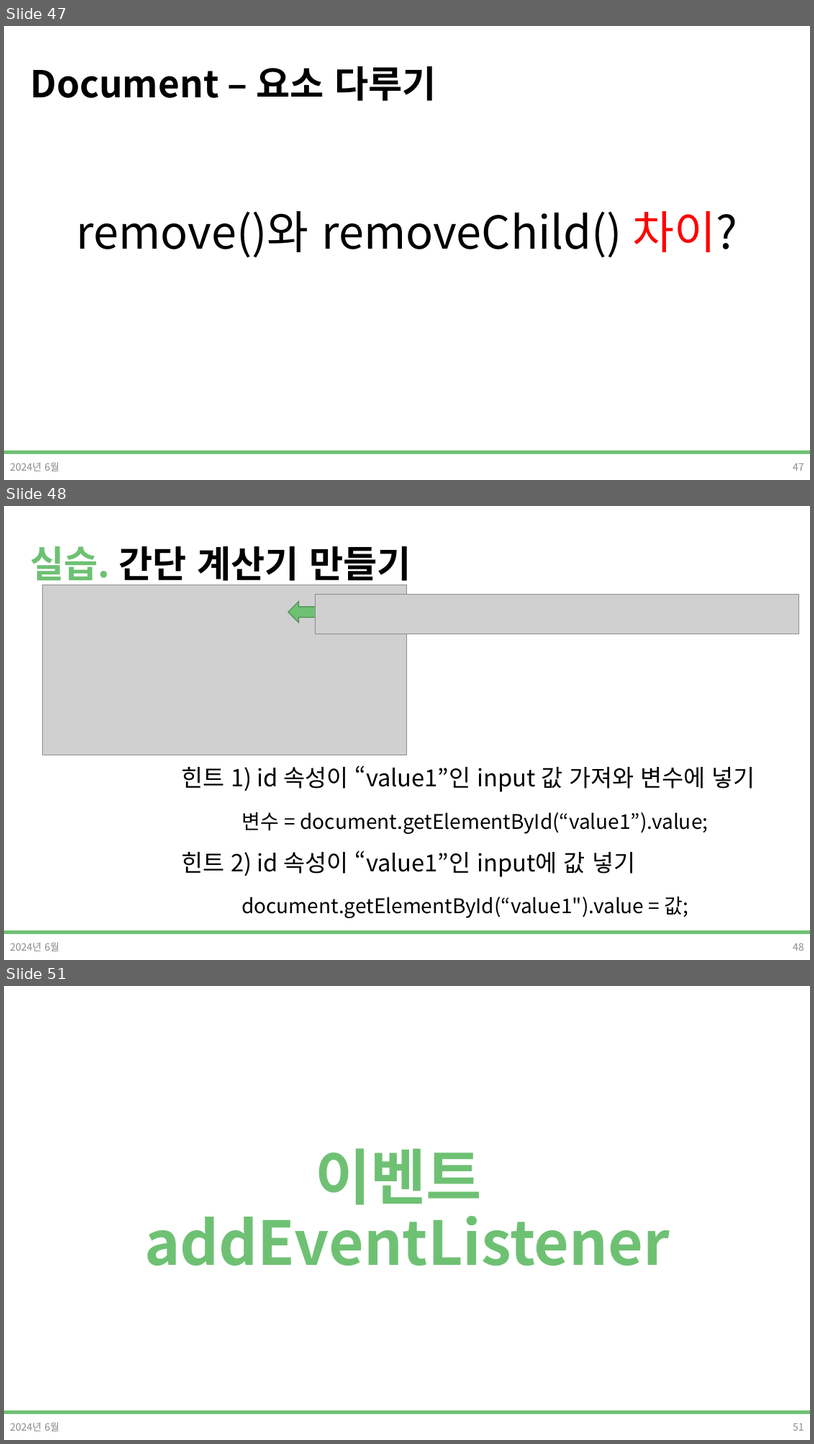
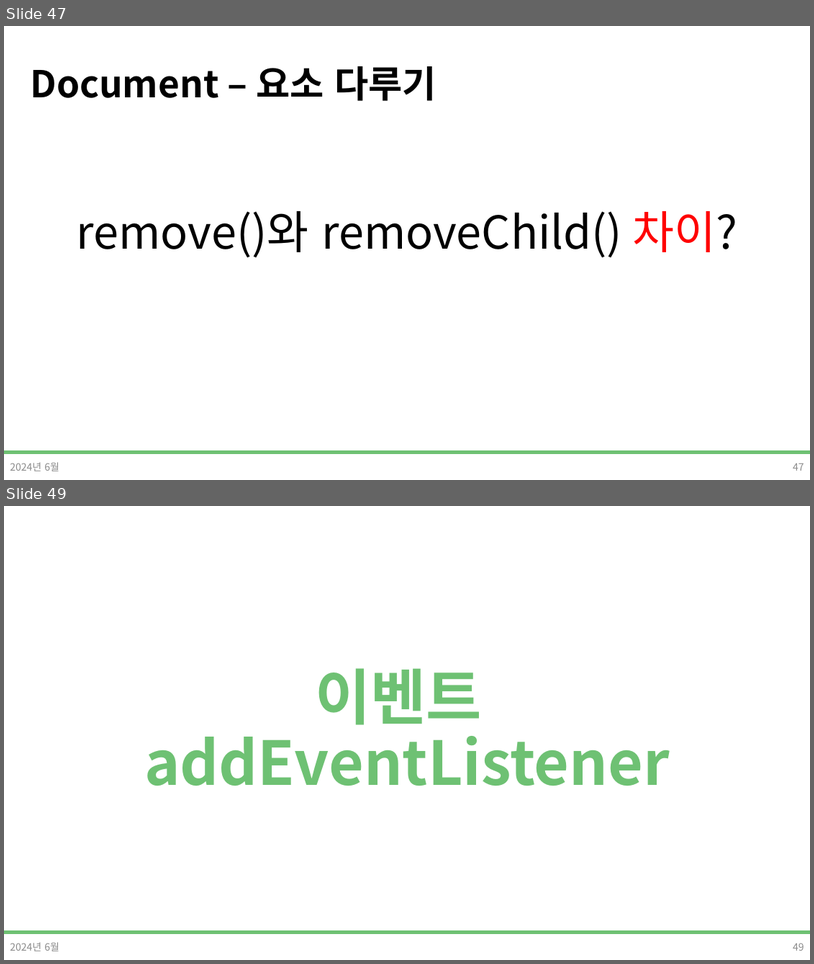
Before and after one commit to DevDamon0527/SeSAC_Yeongdeungpo_Campus_6th, a slide deck: material/[SeSAC_YDP_6] 04_5_Javascript_표준객체,DOM.pptx. Shown one above the other, each under a label of ours: slides 47, 48 and 51 before the commit, slides 47 and 49 after it; the slides between them are not shown. The pictures are 814x1444 and 814x964 pixels, drawn with LibreOffice and Linux fonts; fonts in the diff are those of the drawing; grey boxes stand for pictures; background and template pictures are left out. Boxes give left, top, right and bottom in pixels: in the first picture for what was removed or moved away, otherwise in the second. Text is boxed around its words. In the diff, an @@ line names an element or a change of style, - is before the commit and + after.

```diff
--- a/material/[SeSAC_YDP_6] 04_5_Javascript_표준객체,DOM.pptx
+++ b/material/[SeSAC_YDP_6] 04_5_Javascript_표준객체,DOM.pptx
@@ slide 48 removed at bbox=[4, 506, 810, 960], background #FFFFFF; not listed: 1 template element that a slide beside it also shows @@
@@ title removed at bbox=[30, 546, 412, 587] @@
-실습. 간단 계산기 만들기
@@ picture removed at bbox=[43, 584, 407, 754] @@
@@ left arrow removed at bbox=[288, 602, 316, 623] @@
@@ picture removed at bbox=[316, 595, 800, 633] @@
@@ text removed at bbox=[181, 765, 755, 918] @@
-힌트 1) id 속성이 “value1”인 input 값 가져와 변수에 넣기
-변수 = document.getElementById(“value1”).value;
-힌트 2) id 속성이 “value1”인 input에 값 넣기
-document.getElementById(“value1").value = 값;
@@ text removed at bbox=[10, 942, 59, 951] @@
-2024년 6월
@@ page number removed at bbox=[793, 942, 805, 950] @@
-48
@@ what was slide 51 is now slide 49 @@
@@ page number at bbox=[793, 942, 805, 950]: text changed @@
-51
+49
```
Also in this commit, not shown: 9 slides changed, 1 other slide removed, 1 other file.
